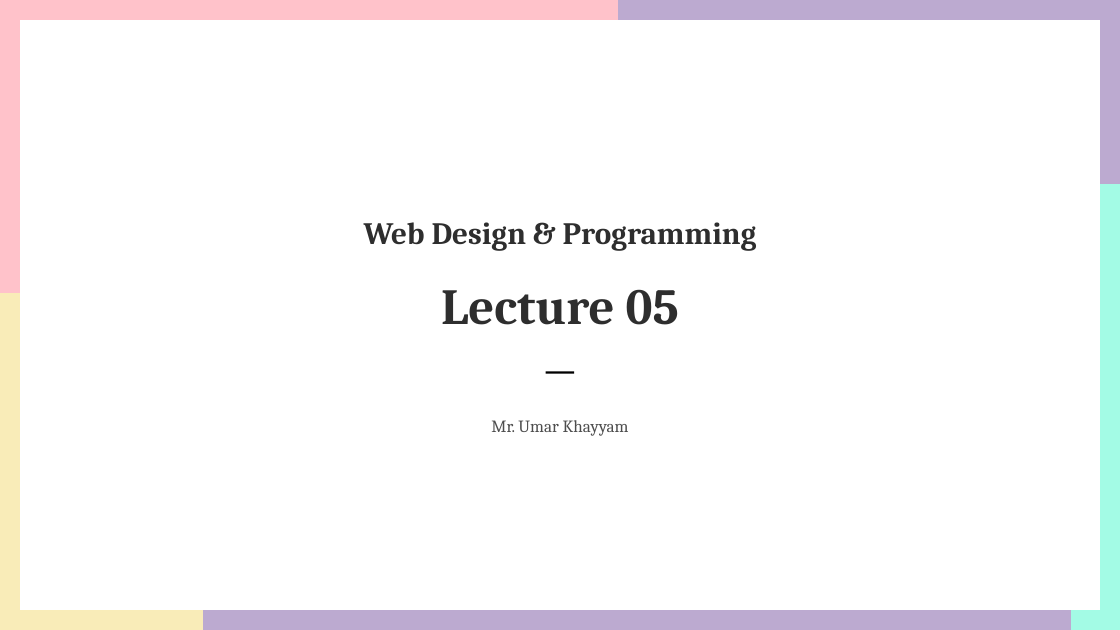
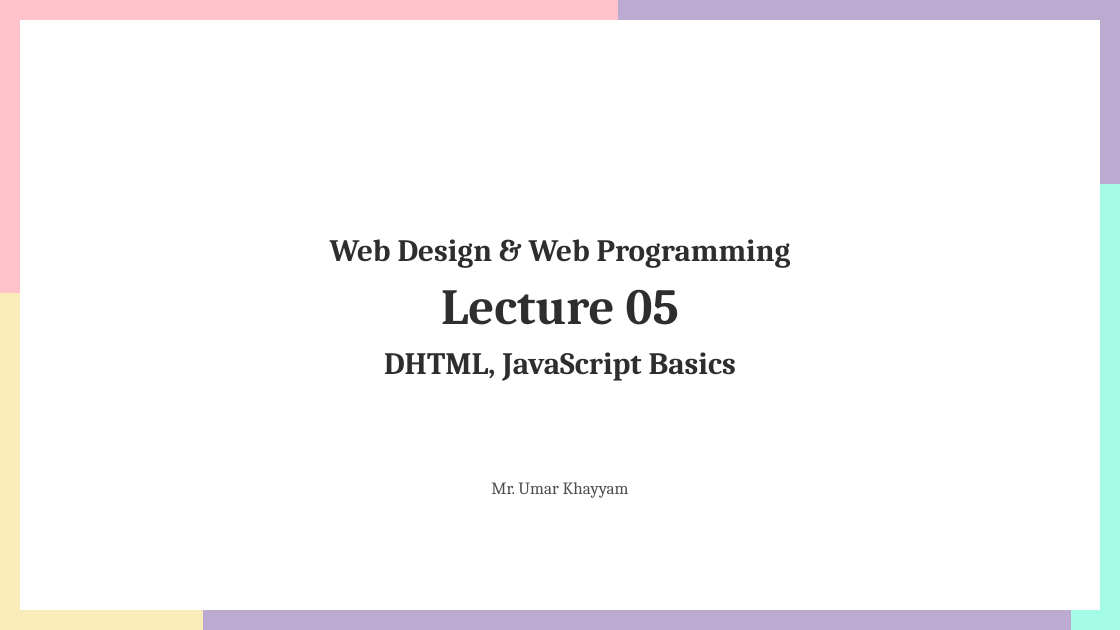
Before and after one commit to UKhayam/Web-Design-Web-Programming, a slide deck: slide 1 of Web-Lecture-05.pptx. Drawn at 1120x630 pixels with LibreOffice and Linux fonts; fonts in the diff are those of the drawing. Boxes give left, top, right and bottom in pixels: in the first picture for what was removed or moved away, otherwise in the second. Text is boxed around its words. In the diff, an @@ line names an element or a change of style, - is before the commit and + after.

```diff
--- a/Web-Lecture-05.pptx
+++ b/Web-Lecture-05.pptx
@@ text at <box>330,239,791,268</box>: text changed @@
-Web Design & Programming
+Web Design & Web Programming
@@ text added at <box>384,352,736,381</box>, 40 pt, text #2E2E2E, bold @@
+DHTML, JavaScript Basics
@@ line removed from (546, 372) to (574, 372) @@
@@ text "Mr. Umar Khayyam": place and size @@
-text "Mr. Umar Khayyam" at <box>491,420,629,436</box>
+text "Mr. Umar Khayyam" at <box>491,482,629,498</box>
```
Also in this commit, not shown: 8 slides added, 1 slide removed, 4 other files.
